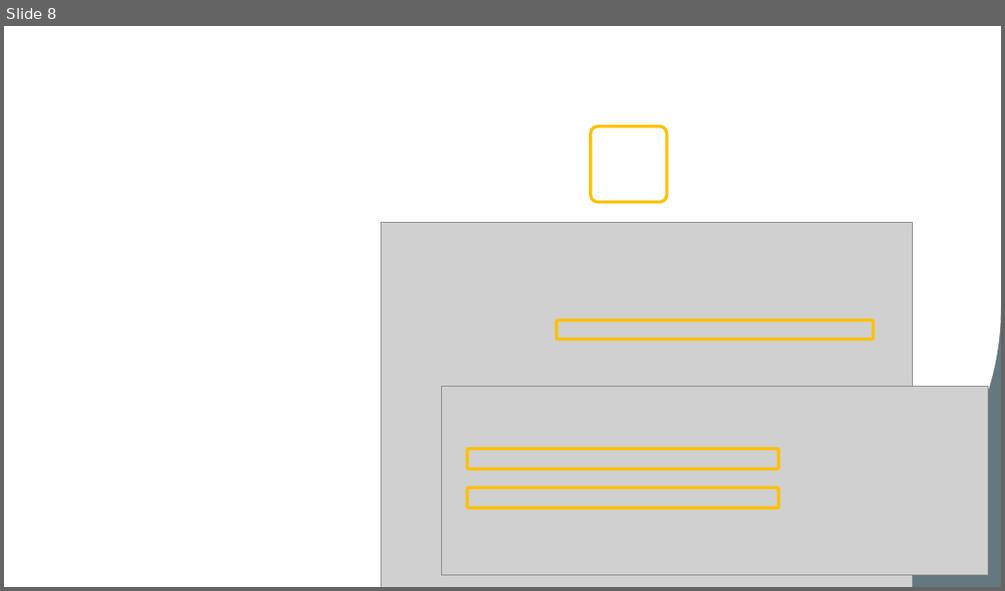
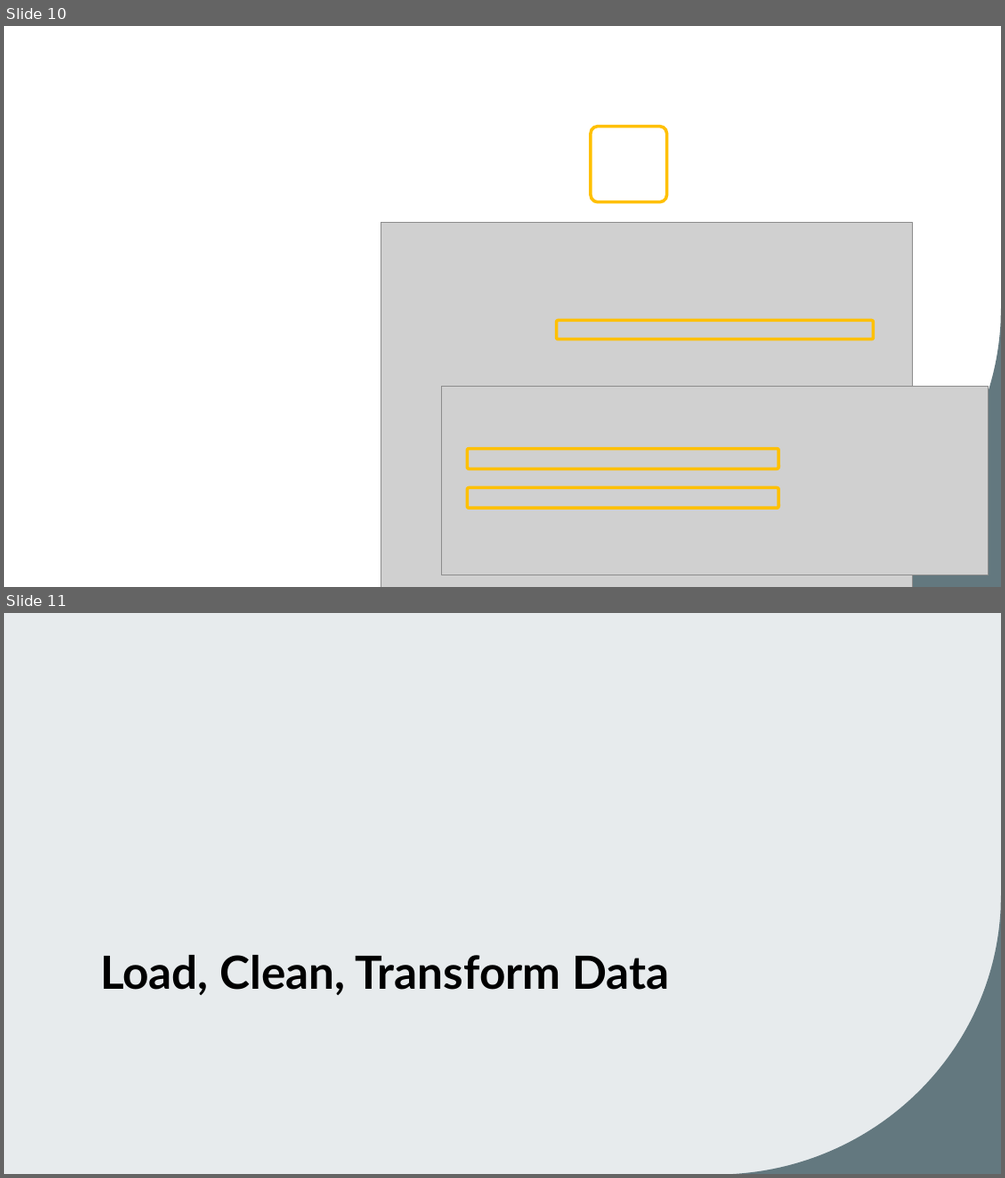
Before and after one commit to josephine-mckelvy/2025-CAH, a slide deck: 2025-06-30 CAH.pptx. Shown one above the other, each under a label of ours: slide 8 before the commit, slides 10 and 11 after it. The pictures are 1005x591 and 1005x1178 pixels, drawn with LibreOffice and Linux fonts; fonts in the diff are those of the drawing; grey boxes stand for pictures; background and template pictures are left out. Boxes give left, top, right and bottom in pixels: in the first picture for what was removed or moved away, otherwise in the second. Text is boxed around its words. In the diff, an @@ line names an element or a change of style, - is before the commit and + after.

Commit message:
chronicled loading, cleaning, and transforming/ merging data sets

```diff
--- a/2025-06-30 CAH.pptx
+++ b/2025-06-30 CAH.pptx
@@ slide 11 added at (4,613,1001,1174), background #E7EBED; not listed: 1 template element that a slide beside it also shows @@
@@ title added at (100,955,669,995), 44 pt, text #000000, bold @@
+Load, Clean, Transform Data
@@ what was slide 8 is now slide 10 @@
```
Also in this commit, not shown: 1 slide changed, 9 other slides added, 1 slide removed, 3 other files.
